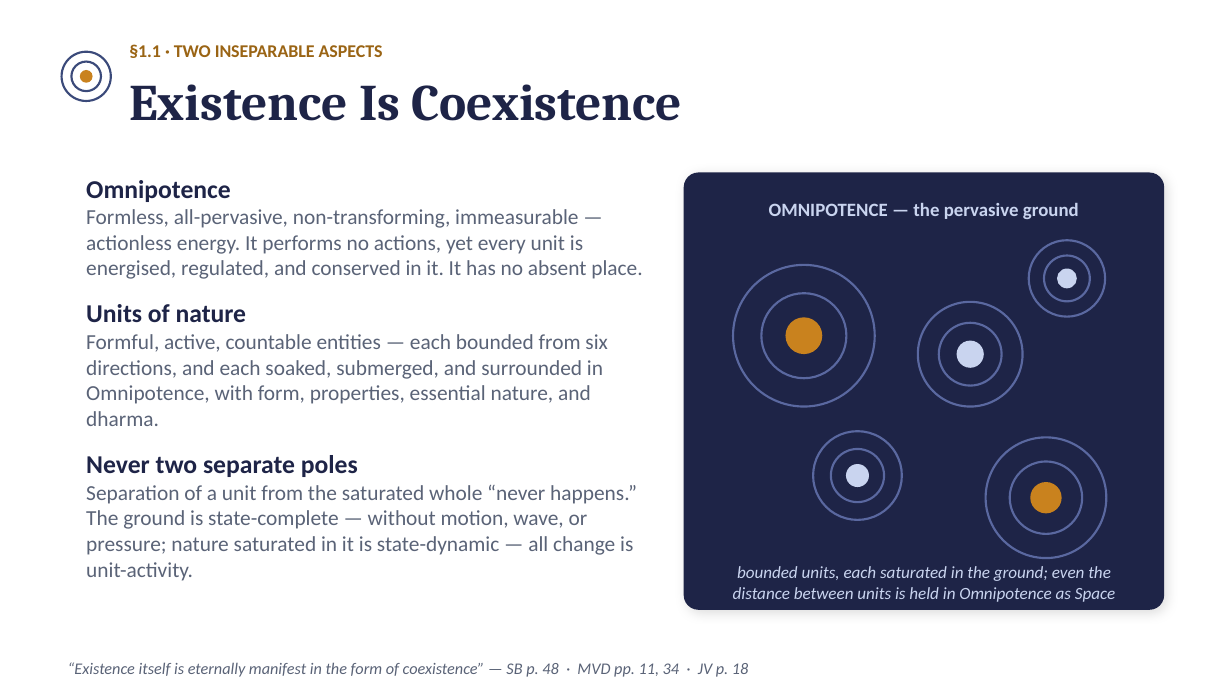
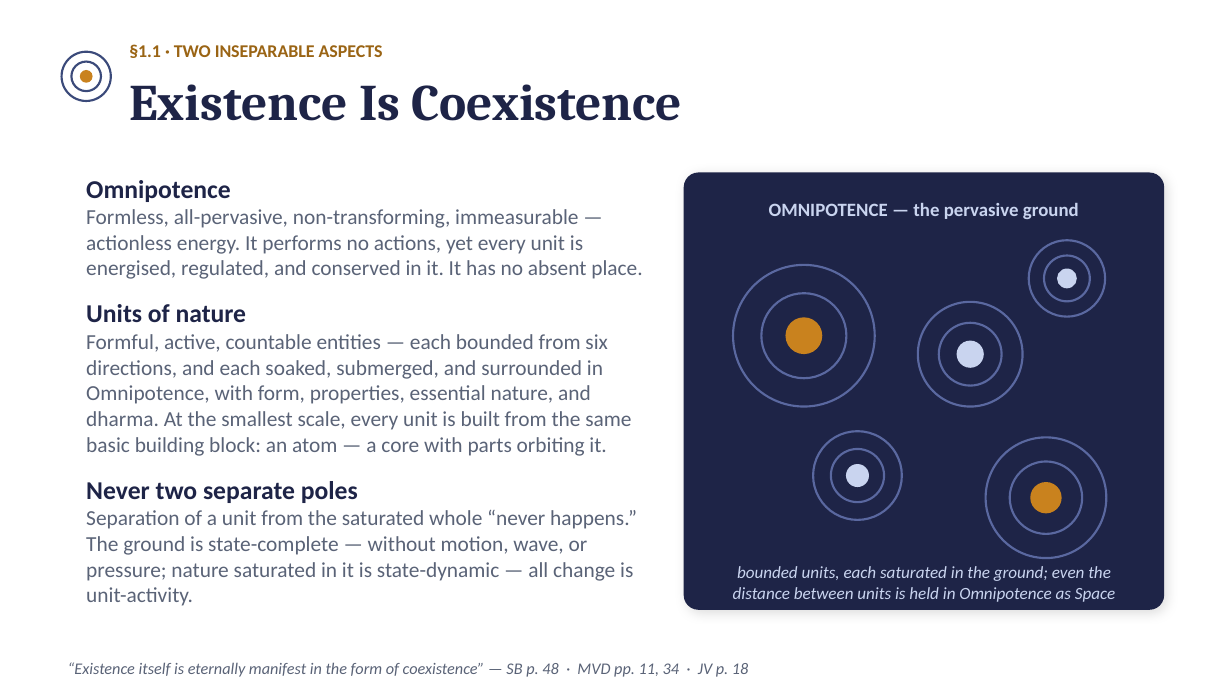
Before and after one commit to raghavamohan/AnalyticMadhyasthDarshan, a slide deck: slide 3 of Studies/The-Ontology-of-Coexistence/The-Ontology-of-Existence-Madhyasth-Darshan.pptx. Drawn at 1232x693 pixels with LibreOffice and Linux fonts; fonts in the diff are those of the drawing. Boxes give left, top, right and bottom in pixels: in the first picture for what was removed or moved away, otherwise in the second. Text is boxed around its words. In the diff, an @@ line names an element or a change of style, - is before the commit and + after.

```diff
--- a/Studies/The-Ontology-of-Coexistence/The-Ontology-of-Existence-Madhyasth-Darshan.pptx
+++ b/Studies/The-Ontology-of-Coexistence/The-Ontology-of-Existence-Madhyasth-Darshan.pptx
@@ text at box(86, 334, 631, 456): text changed @@
-Formful, active, countable entities — each bounded from six directions, and each soaked, submerged, and surrounded in Omnipotence, with form, properties, essential nature, and dharma.
+Formful, active, countable entities — each bounded from six directions, and each soaked, submerged, and surrounded in Omnipotence, with form, properties, essential nature, and dharma. At the smallest scale, every unit is built from the same basic building block: an atom — a core with parts orbiting it.
```
Also in this commit, not shown: 14 other slides changed, 1 slide added.
